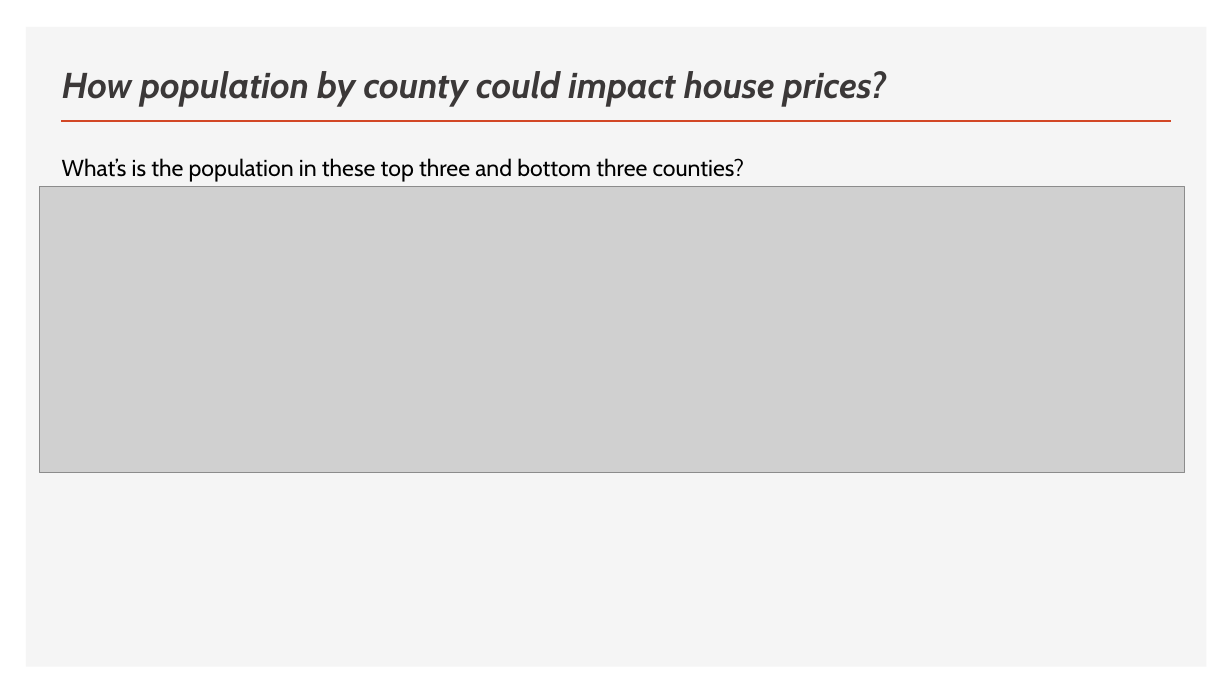
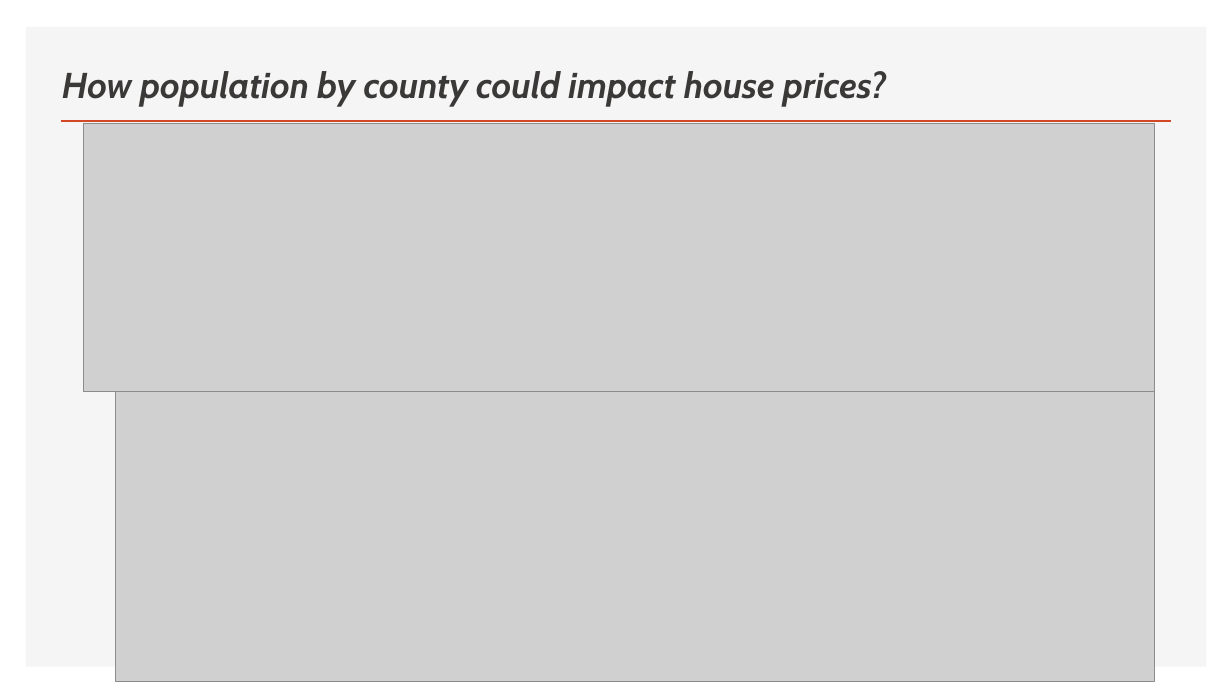
Before and after one commit to Caizpur314/Project1KJC, a slide deck: slide 10 of Presentation - Project 1.pptx. Drawn at 1232x693 pixels with LibreOffice and Linux fonts; fonts in the diff are those of the drawing; grey boxes stand for pictures. Boxes give left, top, right and bottom in pixels: in the first picture for what was removed or moved away, otherwise in the second. Text is boxed around its words. In the diff, an @@ line names an element or a change of style, - is before the commit and + after.

Commit message:
Updates2

```diff
--- a/Presentation - Project 1.pptx
+++ b/Presentation - Project 1.pptx
@@ picture resized from (x1=40, y1=187, x2=1186, y2=473) to (x1=83, y1=124, x2=1154, y2=392) @@
@@ text removed at (x1=62, y1=158, x2=744, y2=182) @@
-What’s is the population in these top three and bottom three counties?
@@ picture added at (x1=116, y1=392, x2=1154, y2=682) @@
```
Also in this commit, not shown: 1 slide removed.
